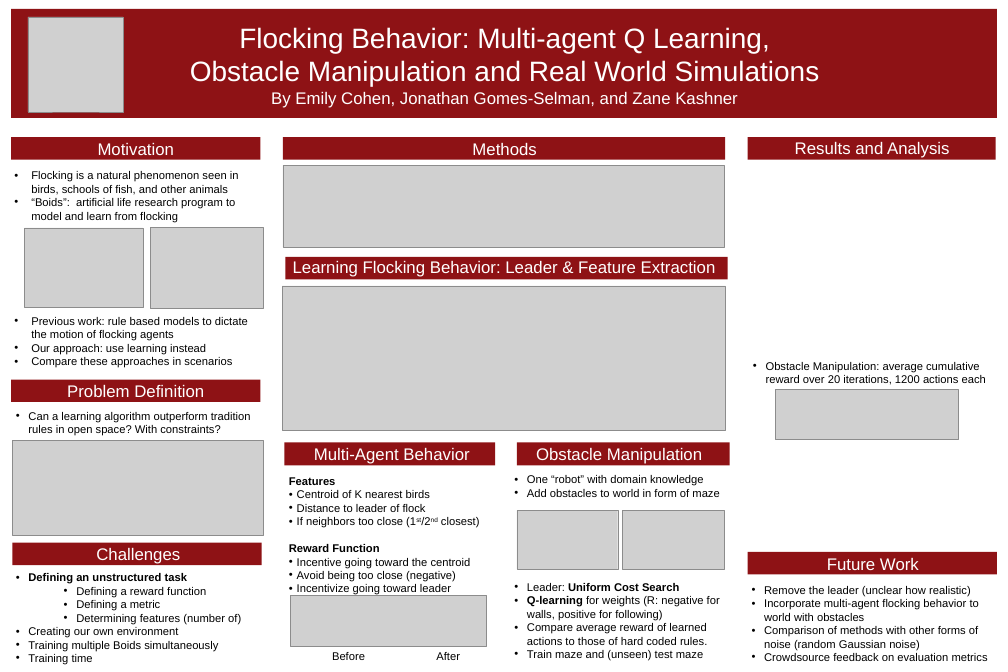
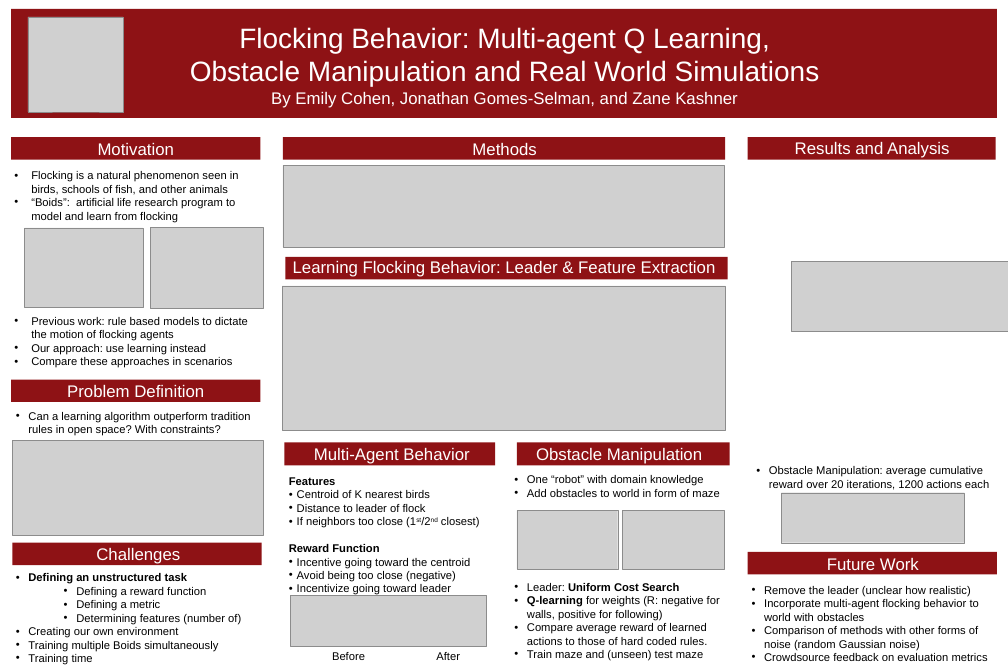
Before and after one commit to zkashner/learning-boid-flocking, a slide deck: slide 2 of cs221Poster.ppt (slide 1 before the commit). Drawn at 1008x672 pixels with LibreOffice and Linux fonts; fonts in the diff are those of the drawing; grey boxes stand for pictures. Boxes give left, top, right and bottom in pixels: in the first picture for what was removed or moved away, otherwise in the second. Text is boxed around its words. In the diff, an @@ line names an element or a change of style, - is before the commit and + after.

```diff
--- a/cs221Poster.ppt
+++ b/cs221Poster.ppt
@@ picture added at <box>792,261,1008,332</box> @@
@@ text "Obstacle Manipulation: average cumulative reward ...": place and size @@
-text "Obstacle Manipulation: average cumulative reward ..." at <box>766,362,986,385</box>
+text "Obstacle Manipulation: average cumulative reward ..." at <box>769,466,989,490</box>
@@ picture: place and size @@
-picture at <box>775,389,958,439</box>
+picture at <box>782,493,964,543</box>
```
Also in this commit, not shown: 1 slide added, 1 other file.
